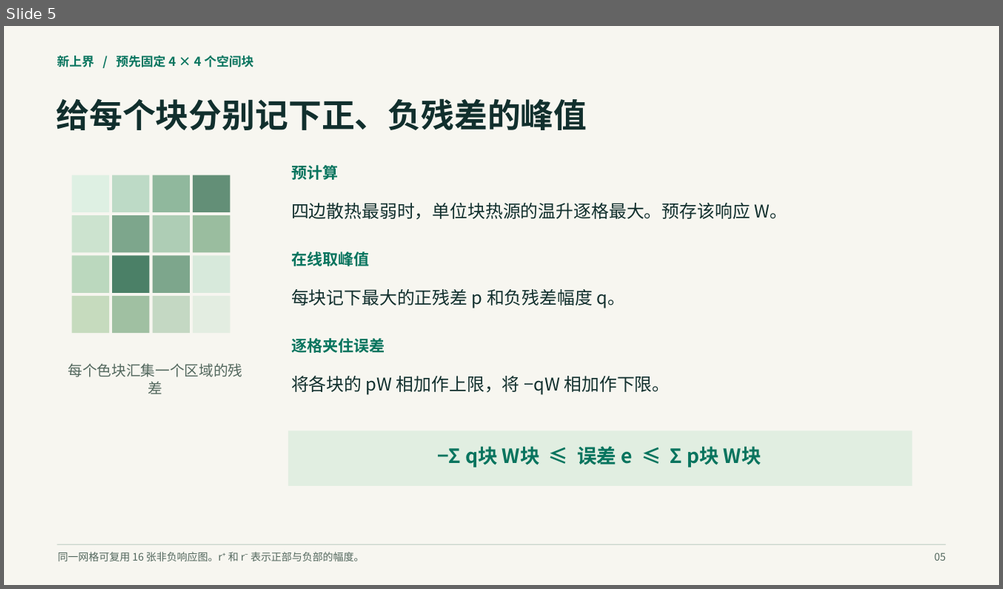
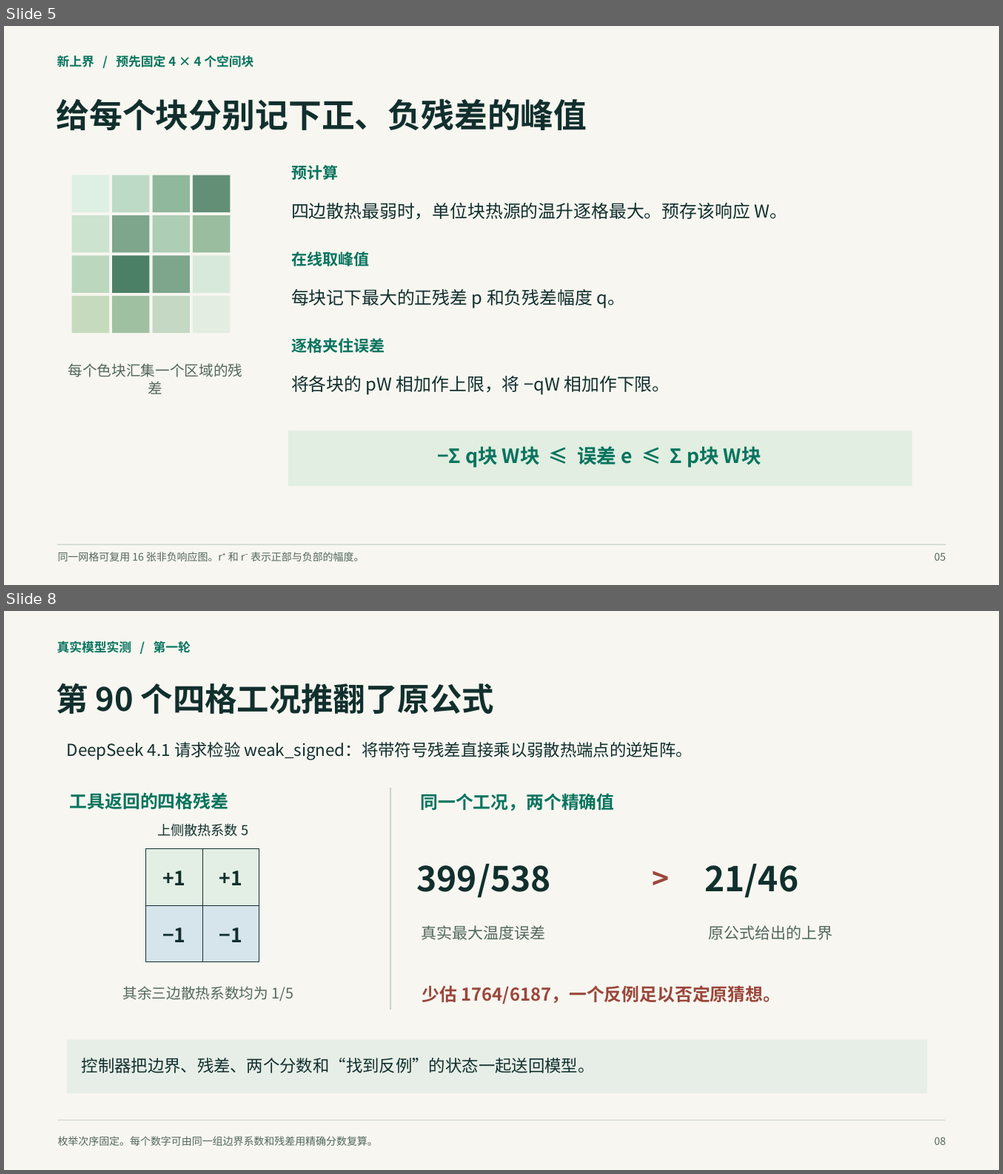
Before and after one commit to orgyuanbao/MoonshineThermalLab, a slide deck: MoonshineThermalLab/classroom/Moonshine热仿真课堂汇报.pptx. Shown one above the other, each under a label of ours: slide 5 before the commit, slides 5 and 8 after it; the slides between them are not shown. The pictures are 1003x589 and 1003x1174 pixels, drawn with LibreOffice and Linux fonts; fonts in the diff are those of the drawing. Boxes give left, top, right and bottom in pixels: in the first picture for what was removed or moved away, otherwise in the second. Text is boxed around its words. In the diff, an @@ line names an element or a change of style, - is before the commit and + after.

Commit message:
Explain DeepSeek 4.1's counterexample-guided study in the paper and classroom slides

```diff
--- a/MoonshineThermalLab/classroom/Moonshine热仿真课堂汇报.pptx
+++ b/MoonshineThermalLab/classroom/Moonshine热仿真课堂汇报.pptx
@@ slide 8 added at bbox=[4, 611, 999, 1170], background #F7F6F0 @@
@@ text added at bbox=[57, 641, 190, 653], 12 pt, text #08745E, bold @@
+真实模型实测 / 第一轮
@@ text added at bbox=[57, 684, 494, 714], 31 pt, text #112F2D, bold @@
+第 90 个四格工况推翻了原公式
@@ text added at bbox=[67, 742, 692, 760], 16 pt, text #112F2D @@
+DeepSeek 4.1 请求检验 weak_signed：将带符号残差直接乘以弱散热端点的逆矩阵。
@@ line added from (390, 788) to (390, 1010), #C8D3C9 1 pt @@
@@ text added at bbox=[70, 792, 229, 809], 17 pt, text #08745E, bold @@
+工具返回的四格残差
@@ text added at bbox=[420, 793, 614, 811], 17 pt, text #08745E, bold @@
+同一个工况，两个精确值
@@ text added at bbox=[157, 823, 248, 837], 13 pt, text #112F2D @@
+上侧散热系数 5
@@ rectangle added at bbox=[146, 849, 202, 906], fill #E3EFE5, outline #112F2D 0.7 pt @@
@@ rectangle added at bbox=[202, 849, 259, 906], fill #E3EFE5, outline #112F2D 0.7 pt @@
@@ text added at bbox=[636, 840, 686, 914], 28 pt, text #9A473B, bold @@
+>
@@ text added at bbox=[162, 871, 185, 886], 19 pt, text #112F2D, bold @@
++1
@@ text added at bbox=[219, 871, 242, 886], 19 pt, text #112F2D, bold @@
++1
@@ text added at bbox=[416, 863, 550, 898], 33 pt, text #112F2D, bold @@
+399/538
@@ text added at bbox=[704, 863, 798, 898], 33 pt, text #112F2D, bold @@
+21/46
@@ rectangle added at bbox=[146, 906, 202, 963], fill #D6E4EC, outline #112F2D 0.7 pt @@
@@ rectangle added at bbox=[202, 906, 259, 963], fill #D6E4EC, outline #112F2D 0.7 pt @@
@@ text added at bbox=[162, 928, 185, 943], 19 pt, text #112F2D, bold @@
+−1
@@ text added at bbox=[219, 928, 242, 943], 19 pt, text #112F2D, bold @@
+−1
@@ text added at bbox=[421, 925, 545, 940], 15 pt, text #52675D @@
+真实最大温度误差
@@ text added at bbox=[708, 925, 833, 940], 15 pt, text #52675D @@
+原公式给出的上界
@@ text added at bbox=[122, 986, 293, 1002], 14 pt, text #52675D @@
+其余三边散热系数均为 1/5
@@ text added at bbox=[421, 985, 781, 1005], 17 pt, text #9A473B, bold @@
+少估 1764/6187，一个反例足以否定原猜想。
@@ rectangle added at bbox=[67, 1040, 927, 1093], fill #E7EEE7 @@
@@ text added at bbox=[82, 1058, 595, 1073], 16 pt, text #112F2D @@
+控制器把边界、残差、两个分数和“找到反例”的状态一起送回模型。
@@ line added from (57, 1121) to (945, 1121), #C8D3C9 1 pt @@
@@ text added at bbox=[58, 1136, 378, 1146], 10 pt, text #52675D @@
+枚举次序固定。每个数字可由同一组边界系数和残差用精确分数复算。
@@ text added at bbox=[934, 1137, 946, 1145], 10 pt, text #52675D @@
+08
```
Also in this commit, not shown: 10 slides changed, 2 other slides added, 15 other files.
